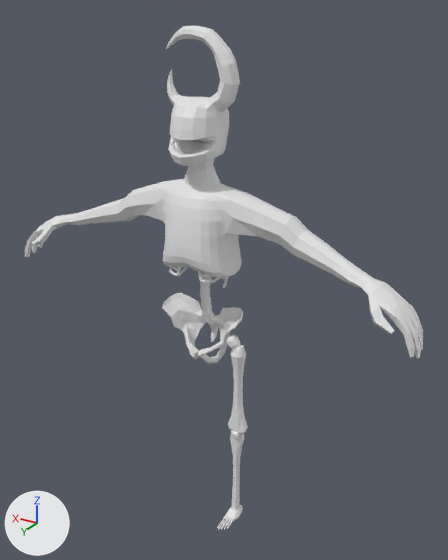
The Blender file salemstalker/Assets/3D/buildings/kyron.blend, before and after one commit.
One viewpoint serves both versions: a camera (50 mm lens) standing at (-6.9, 11.55, 11.31) and looking at (-0.39, 0.71, 5.89). The axes (+X, +Y, +Z) are drawn at lower left. The lights are the same throughout. The older version comes first.
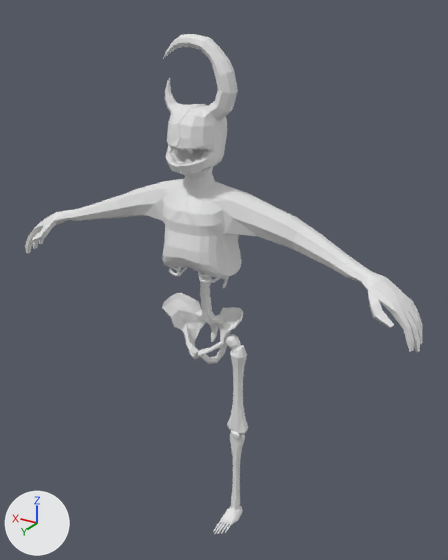
What differs and where, as boxes [x1, y1, x2, y2] in the pictures (448 x 560 px; the box of a moved part takes in the faces that stretch with it):
'Cube.013', reshaped
    before: [25, 179, 423, 358]
    after: [25, 179, 423, 352]
'Cube.012', moved
    before: [166, 26, 240, 187]
    after: [164, 34, 238, 190]
'Cube.003', moved, rescaled (15% wider)
    before: [224, 504, 243, 521]
    after: [221, 506, 243, 524]
part 1 of me_cube_012, moved or reshaped
    before: [25, 190, 423, 358]
    after: [25, 190, 423, 352]
part 2 of me_cube_012, moved or reshaped
    both: [162, 192, 240, 276]

The change in detail:
me_cube_012 is used by ob_cube_013; location (0.0, 1.15, 7.18).
me_cube_012 had 291 vertices, 278 faces and spanned x -4.93..0.0, y -0.81..0.6, z -1.54..0.99.
me_cube_012 now has 291 vertices, 278 faces and spans x -4.9..0.02, y -0.81..0.61, z -1.43..0.99.
me_cube_012 part 1: all 131 vertices in x -4.93..-2.11, y -0.72..0.6, z -1.54..0.2 are moved by (0.03, -0.01, 0.11).
me_cube_012 part 2: 55 of 291 vertices moved; they spanned x -0.85..0.0, y -0.8..0.56, z -0.71..0.71 and now span x -0.82..0.02, y -0.74..0.61, z -0.72..0.74; mean shift (0.01, 0.03, 0.0); largest move (-0.17, 0.38, 0.52) -> (-0.17, 0.49, 0.45).
Object 'Cube.003' (ob_cube_003) moves from (-0.98, 1.29, -0.12) to (-0.99, 1.38, -0.12).
Object 'Cube.003' (ob_cube_003) is rescaled from (0.19, 0.123, 0.123) to (0.228, 0.138, 0.138).
Object 'Cube.012' (ob_cube_012) moves from (0.0, 1.07, 9.08) to (0.0, 1.15, 8.93).
